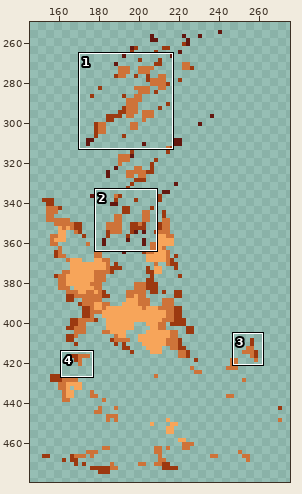
Pixel-art file, stored at output/kof95/sprites/17_joe_higashi/state_141.aseprite. The first picture is a wide view before the edit; the outline marks the close-up.
Close-up. Before the commit:
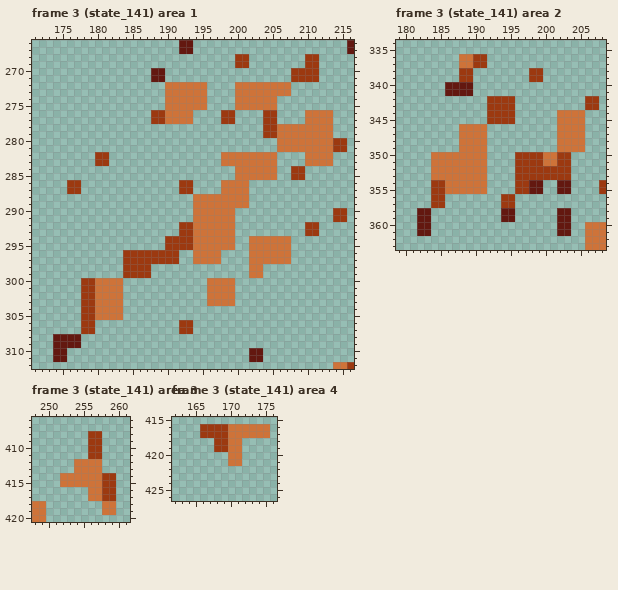
288x478 pixels, 8 frames. Shown: frame 3 (state_141) area 1: x 171..216, y 266..312; frame 3 (state_141) area 2: x 179..208, y 334..363; frame 3 (state_141) area 3: x 248..261, y 406..420; frame 3 (state_141) area 4: x 162..176, y 415..426. The old version is drawn lined up with the new one, on the new canvas. The wide view leaves out empty margins. The commit also changed other frames or places, which this record leaves out.
Now the later version:
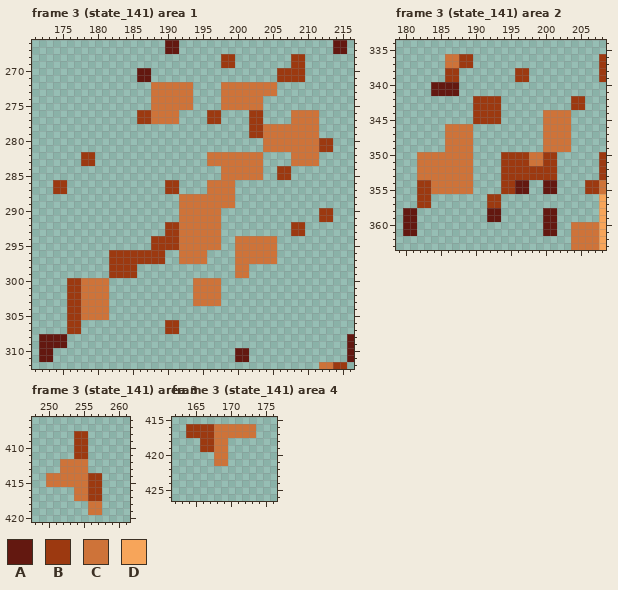
Palette (. is transparent): A #631810  B #9c3910  C #ce7339  D #f7a55a
Diff:
canvas 288x478 -> 372x708, the old top-left corner now at 148,0 (the part of the old canvas that was cut away was empty and is not shown)
--- frame 3 (state_141) area 1
@@ x 171..216 @@
-266 .....................AA......................A
-267 .....................AA......................A
-268 .............................BB........BB.....
-269 .............................BB........BB.....
-270 .................AA..................BBBB.....
-271 .................AA..................BBBB.....
-272 ...................CCCCCC....CCCCCCCC.........
-273 ...................CCCCCC....CCCCCCCC.........
-274 ...................CCCCCC....CCCCCC...........
-275 ...................CCCCCC....CCCCCC...........
-276 .................BBCCCC....BB....BB....CCCC...
-277 .................BBCCCC....BB....BB....CCCC...
-278 .................................BBCCCCCCCC...
-279 .................................BBCCCCCCCC...
-280 ...................................CCCCCCCCBB.
-281 ...................................CCCCCCCCBB.
-282 .........BB................CCCCCCCC....CCCC...
-283 .........BB................CCCCCCCC....CCCC...
-284 .............................CCCCCC..BB.......
-285 .............................CCCCCC..BB.......
-286 .....BB..............BB....CCCC...............
-287 .....BB..............BB....CCCC...............
-288 .......................CCCCCCCC...............
-289 .......................CCCCCCCC...............
-290 .......................CCCCCC..............BB.
-291 .......................CCCCCC..............BB.
-292 .....................BBCCCCCC..........BB.....
-293 .....................BBCCCCCC..........BB.....
-294 ...................BBBBCCCCCC..CCCCCC.........
-295 ...................BBBBCCCCCC..CCCCCC.........
-296 .............BBBBBBBB..CCCC....CCCCCC.........
-297 .............BBBBBBBB..CCCC....CCCCCC.........
-298 .............BBBB..............CC.............
-299 .............BBBB..............CC.............
-300 .......BBCCCC............CCCC.................
-301 .......BBCCCC............CCCC.................
-302 .......BBCCCC............CCCC.................
-303 .......BBCCCC............CCCC.................
-304 .......BBCCCC.................................
-305 .......BBCCCC.................................
-306 .......BB............BB.......................
-307 .......BB............BB.......................
-308 ...AAAA.......................................
-309 ...AAAA.......................................
-310 ...AA..........................AA.............
-311 ...AA..........................AA.............
-312 ...........................................CCB
+266 ...................AA......................AA.
+267 ...................AA......................AA.
+268 ...........................BB........BB.......
+269 ...........................BB........BB.......
+270 ...............AA..................BBBB.......
+271 ...............AA..................BBBB.......
+272 .................CCCCCC....CCCCCCCC...........
+273 .................CCCCCC....CCCCCCCC...........
+274 .................CCCCCC....CCCCCC.............
+275 .................CCCCCC....CCCCCC.............
+276 ...............BBCCCC....BB....BB....CCCC.....
+277 ...............BBCCCC....BB....BB....CCCC.....
+278 ...............................BBCCCCCCCC.....
+279 ...............................BBCCCCCCCC.....
+280 .................................CCCCCCCCBB...
+281 .................................CCCCCCCCBB...
+282 .......BB................CCCCCCCC....CCCC.....
+283 .......BB................CCCCCCCC....CCCC.....
+284 ...........................CCCCCC..BB.........
+285 ...........................CCCCCC..BB.........
+286 ...BB..............BB....CCCC.................
+287 ...BB..............BB....CCCC.................
+288 .....................CCCCCCCC.................
+289 .....................CCCCCCCC.................
+290 .....................CCCCCC..............BB...
+291 .....................CCCCCC..............BB...
+292 ...................BBCCCCCC..........BB.......
+293 ...................BBCCCCCC..........BB.......
+294 .................BBBBCCCCCC..CCCCCC...........
+295 .................BBBBCCCCCC..CCCCCC...........
+296 ...........BBBBBBBB..CCCC....CCCCCC...........
+297 ...........BBBBBBBB..CCCC....CCCCCC...........
+298 ...........BBBB..............CC...............
+299 ...........BBBB..............CC...............
+300 .....BBCCCC............CCCC...................
+301 .....BBCCCC............CCCC...................
+302 .....BBCCCC............CCCC...................
+303 .....BBCCCC............CCCC...................
+304 .....BBCCCC...................................
+305 .....BBCCCC...................................
+306 .....BB............BB.........................
+307 .....BB............BB.........................
+308 .AAAA........................................A
+309 .AAAA........................................A
+310 .AA..........................AA..............A
+311 .AA..........................AA..............A
+312 .........................................CCBB.
--- frame 3 (state_141) area 2
@@ x 179..208 @@
 335 ..............................
-336 .........CCBB.................
-337 .........CCBB.................
-338 .........BB........BB.........
-339 .........BB........BB.........
-340 .......AAAA...................
-341 .......AAAA...................
-342 .............BBBB..........BB.
-343 .............BBBB..........BB.
-344 .............BBBB......CCCC...
-345 .............BBBB......CCCC...
-346 .........CCCC..........CCCC...
-347 .........CCCC..........CCCC...
-348 .........CCCC..........CCCC...
-349 .........CCCC..........CCCC...
-350 .....CCCCCCCC....BBBBCCBB.....
-351 .....CCCCCCCC....BBBBCCBB.....
-352 .....CCCCCCCC....BBBBBBBB.....
-353 .....CCCCCCCC....BBBBBBBB.....
-354 .....BBCCCCCC....BBAA..AA....B
-355 .....BBCCCCCC....BBAA..AA....B
-356 .....BB........BB.............
-357 .....BB........BB.............
-358 ...AA..........AA......AA.....
-359 ...AA..........AA......AA.....
-360 ...AA..................AA..CCC
-361 ...AA..................AA..CCC
-362 ...........................CCC
-363 ...........................CCC
+336 .......CCBB..................B
+337 .......CCBB..................B
+338 .......BB........BB..........B
+339 .......BB........BB..........B
+340 .....AAAA.....................
+341 .....AAAA.....................
+342 ...........BBBB..........BB...
+343 ...........BBBB..........BB...
+344 ...........BBBB......CCCC.....
+345 ...........BBBB......CCCC.....
+346 .......CCCC..........CCCC.....
+347 .......CCCC..........CCCC.....
+348 .......CCCC..........CCCC.....
+349 .......CCCC..........CCCC.....
+350 ...CCCCCCCC....BBBBCCBB......B
+351 ...CCCCCCCC....BBBBCCBB......B
+352 ...CCCCCCCC....BBBBBBBB......B
+353 ...CCCCCCCC....BBBBBBBB......B
+354 ...BBCCCCCC....BBAA..AA....BBC
+355 ...BBCCCCCC....BBAA..AA....BBC
+356 ...BB........BB..............D
+357 ...BB........BB..............D
+358 .AA..........AA......AA......D
+359 .AA..........AA......AA......D
+360 .AA..................AA..CCCCD
+361 .AA..................AA..CCCCD
+362 .........................CCCCD
+363 .........................CCCCD
--- frame 3 (state_141) area 3
@@ x 248..261 @@
 407 ..............
-408 ........BB....
-409 ........BB....
-410 ........BB....
-411 ........BB....
-412 ......CCCC....
-413 ......CCCC....
-414 ....CCCCCCBB..
-415 ....CCCCCCBB..
-416 ........CCBB..
-417 ........CCBB..
-418 CC........CC..
-419 CC........CC..
-420 CC............
+408 ......BB......
+409 ......BB......
+410 ......BB......
+411 ......BB......
+412 ....CCCC......
+413 ....CCCC......
+414 ..CCCCCCBB....
+415 ..CCCCCCBB....
+416 ......CCBB....
+417 ......CCBB....
+418 ........CC....
+419 ........CC....
+420 ..............
--- frame 3 (state_141) area 4
@@ x 162..176 @@
 415 ...............
-416 ....BBBBCCCCCC.
-417 ....BBBBCCCCCC.
-418 ......BBCC.....
-419 ......BBCC.....
-420 ........CC.....
-421 ........CC.....
+416 ..BBBBCCCCCC...
+417 ..BBBBCCCCCC...
+418 ....BBCC.......
+419 ....BBCC.......
+420 ......CC.......
+421 ......CC.......
 422 ...............
